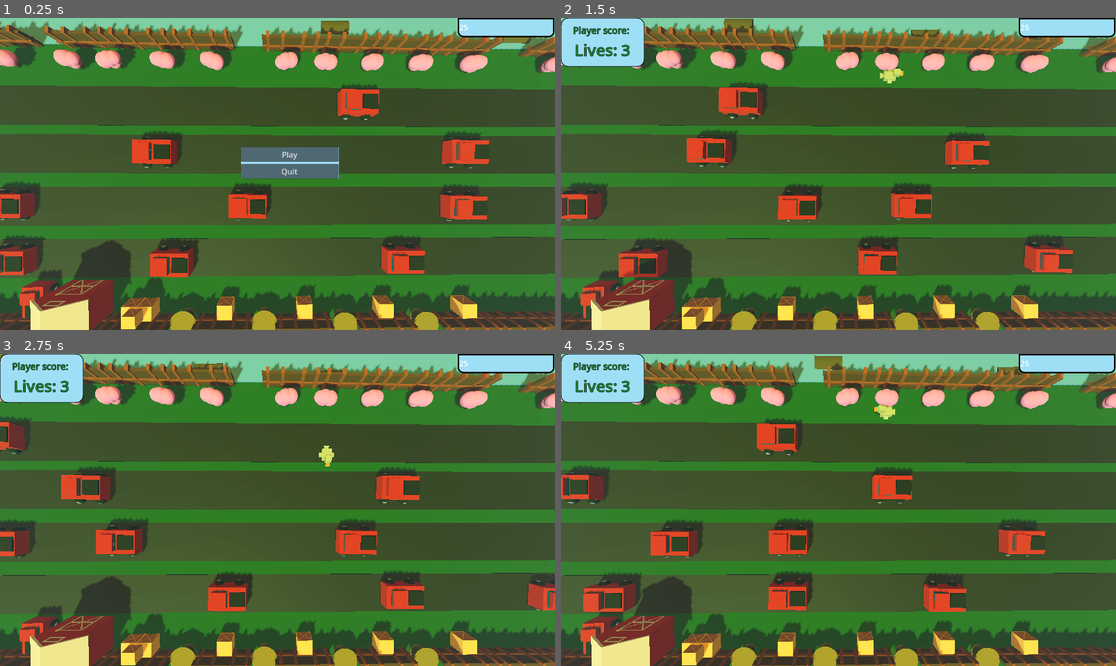
Above: before the commit, frames 1-4 (two rows, left to right).
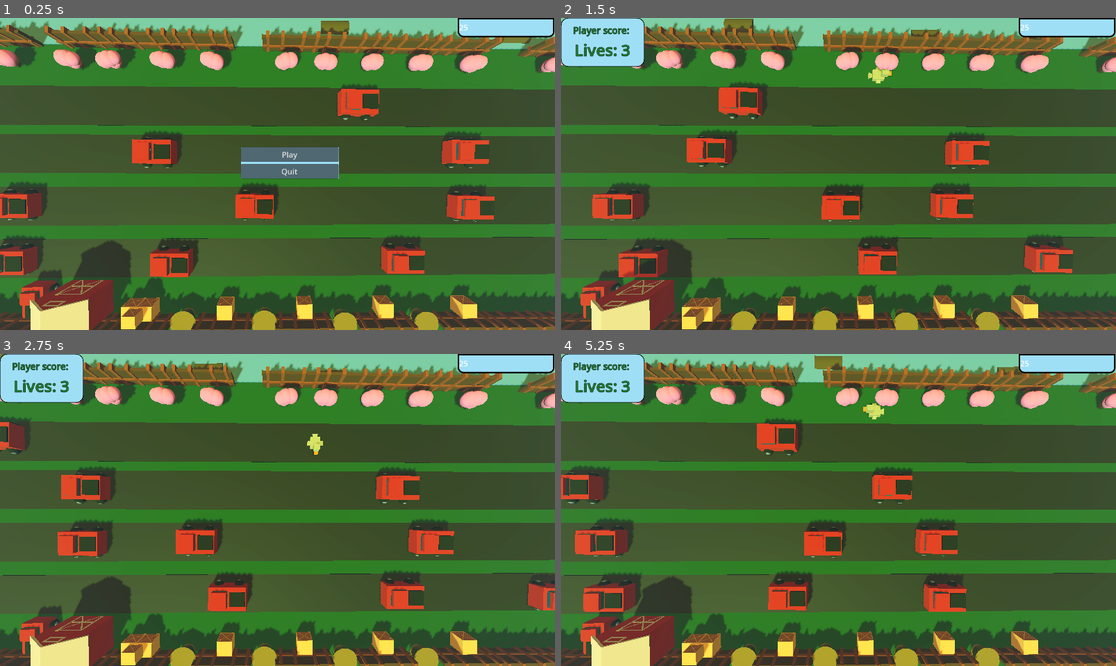
Above: after the commit, the same moments.

Repository: PushingPolygons/dangerxing-PCCDanny
Game: Godot game, scene res://Main/Main.tscn
Two runs of this game, one before a commit and one after it. Both use one fixed random seed, a clock stepped at 60 frames per second and the inputs below.
Inputs:
- Up to frame 1 (0.25 s): no input
- Up to frame 2 (1.5 s): click "Play" at 0.5 s; hold D (move_right) from 1.28 s (still down)
- Up to frame 3 (2.75 s): release D (move_right) at 2.03 s; hold S (move_down) from 2.03 s (still down)
- Up to frame 4 (5.25 s): release S (move_down) at 2.78 s; hold D (move_right) 2.78-3.53 s; hold W (move_up) 3.53-4.28 s; hold A (move_left) from 4.28 s (still down)

The runs differ from the first frame. In frame 1, 1.2% of the frame differs, in the area x 0-90%, y 52-66%; in frame 2, 4.3%; in frame 3, 4.3%; in frame 4, 4.5%, in the area x 2-88%, y 15-66%.

Commit message:
changed vehicles speeds
adjusted small speeds

Diff:
--- a/Code/Main/Main.tscn
+++ b/Code/Main/Main.tscn
@@ -210,17 +210,17 @@
 
 [node name="Vehicle6" parent="Cars" instance=ExtResource("4_bruup")]
 transform = Transform3D(0.0127057, 0, 0.999919, 0, 1, 0, -0.999919, 0, 0.0127057, 16.0909, 0.543458, 2.67134)
-speed = 13.0
+speed = 11.0
 is_safe = false
 
 [node name="Vehicle5" parent="Cars" instance=ExtResource("4_bruup")]
 transform = Transform3D(0.0127057, 0, 0.999919, 0, 1, 0, -0.999919, 0, 0.0127057, -16.0524, 0.543458, 2.56216)
-speed = 13.0
+speed = 11.0
 is_safe = false
 
 [node name="Vehicle4" parent="Cars" instance=ExtResource("4_bruup")]
 transform = Transform3D(0.0127057, 0, 0.999919, 0, 1, 0, -0.999919, 0, 0.0127057, 0.614849, 0.543458, 2.59147)
-speed = 13.0
+speed = 11.0
 is_safe = false
 
 [node name="Vehicle3" parent="Cars" instance=ExtResource("4_bruup")]
--- a/Code/Player/Player.gd
+++ b/Code/Player/Player.gd
@@ -8,7 +8,7 @@
 
 
 var main: Main
-var speed: float = 180.0 # m/s.
+var speed: float = 130.0 # m/s.
 var move_increment: float = 1.5
 var current_speed: float = speed
 var player_lives: int = 3
